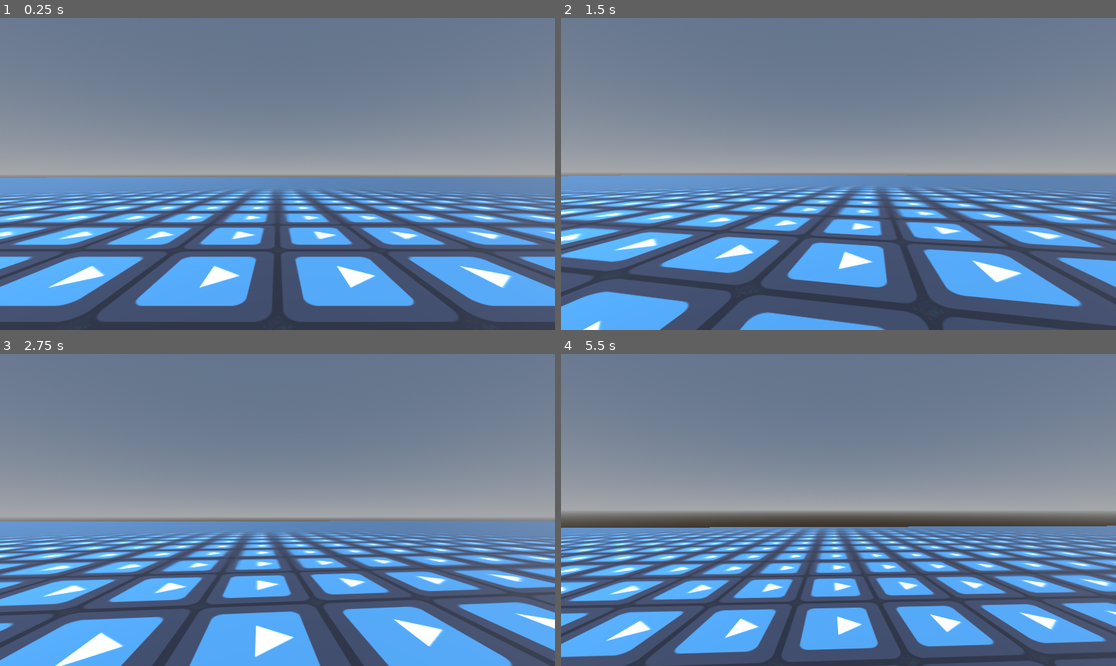
Above: before the commit, frames 1-4 (two rows, left to right).
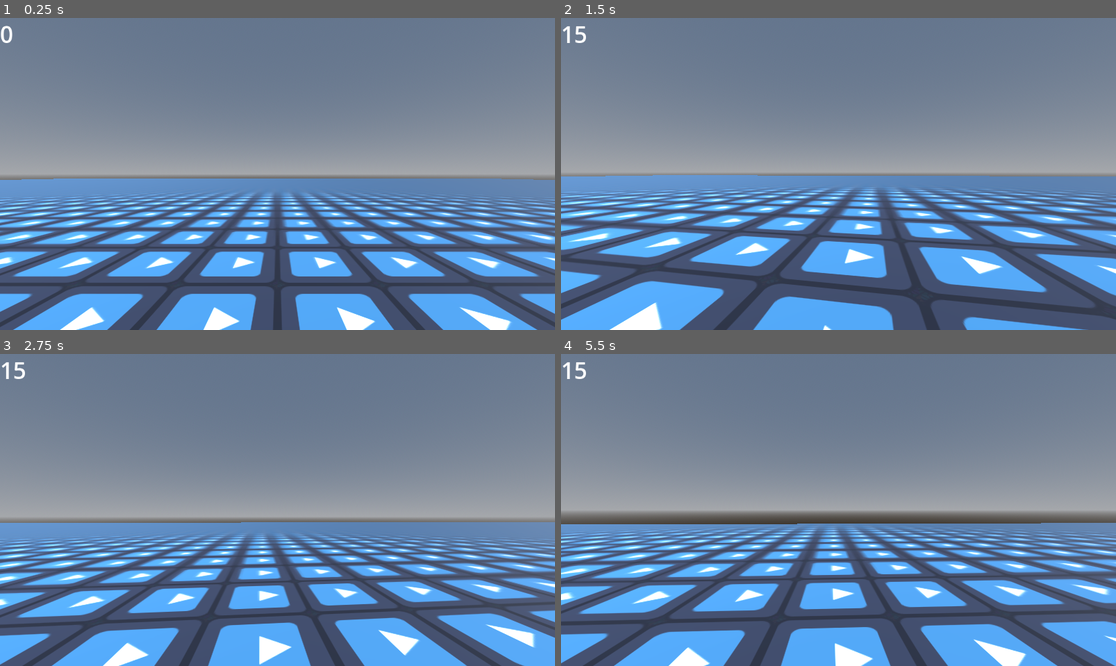
Above: after the commit, the same moments.

Repository: uniqueusername/zeta
Game: Godot game, scene res://levels/world.tscn
The game is run twice, just before and just after one commit, with the same random seed, the same clock (stepped at 60 frames per second) and the same inputs. The engine's default icon, where the game draws it, is replaced by a stand-in: a white triangle on a blue panel in a dark square.
Inputs (mouse positions are in pixels of both pictures, inside the frame that each line leads up to):
- Up to frame 1 (0.25 s): no input
- Up to frame 2 (1.5 s): move the mouse to (866, 174) at 0.52 s; hold C (slide, bound only after the commit) 0.53-1.28 s; hold W (forward) from 0.53 s (still down); tap Space (jump) at 0.77, 1.07 s; tap Ctrl (slide, bound only before the commit) at 0.8, 1.35 s; move the mouse to (810, 174) at 1.27 s
- Up to frame 3 (2.75 s): keep holding W (forward); tap Space (jump) at 1.52, 1.82, 2.3 s; tap Shift (dash, bound only after the commit) at 1.55 s; move the mouse to (288, 503) at 2.02 s; hold Shift (dash, bound only after the commit) from 2.03 s (still down)
- Up to frame 4 (5.5 s): keep holding W (forward); move the mouse to (832, 516) at 2.77 s; release Shift (dash, bound only after the commit) at 2.78 s; tap Space (jump) at 2.85, 3.02, 3.32, 3.77, 4.07, 4.52, 4.82, 5.3 s; tap C (slide, bound only after the commit) at 3.05 s; move the mouse to (877, 513) at 3.52 s; hold C (slide, bound only after the commit) 3.53-4.28 s; tap Ctrl (slide, bound only before the commit) at 3.8, 4.35 s; move the mouse to (794, 506) at 4.27 s; tap Shift (dash, bound only after the commit) at 4.55 s; move the mouse to (844, 510) at 5.02 s; hold Shift (dash, bound only after the commit) from 5.03 s (still down)

The runs differ from the first frame. In frame 1, 31% of the frame differs, in the area x 0-100%, y 2-100%; in frame 2, 25%; in frame 3, 29%; in frame 4, 31%.

Commit message:
add horizontal dash

Diff:
--- a/objects/player/camera_3d.gd
+++ b/objects/player/camera_3d.gd
@@ -1,6 +1,8 @@
 extends Camera3D
 
 const SENSITIVITY: float = 0.003;
+const AUTO_ROTATE_RATE: float = 0.01
+const DASH_ROTATION: float = 0.02
 
 func _ready() -> void:
 	$AnimationPlayer.current_animation = "bob"
@@ -17,3 +19,21 @@
 
 func _on_movement_not_walking() -> void:
 	$AnimationPlayer.stop()
+
+func _rotate_to_base() -> void:
+	var new_rot: Vector3 = rotation
+	new_rot.z = 0
+
+	var tween: Tween = self.create_tween()
+
+
+func dash(dash_dir: float) -> void:
+	var tween: Tween = self.create_tween()
+	var new_rot: Vector3 = rotation
+	new_rot.z = DASH_ROTATION * dash_dir
+	tween.tween_property(self, "rotation", new_rot, 0.1)
+
+	new_rot.z = 0
+	tween.set_ease(Tween.EASE_OUT)
+	tween.set_trans(Tween.TRANS_SINE)
+	tween.tween_property(self, "rotation", new_rot, 0.3)
--- a/objects/player/movement.gd
+++ b/objects/player/movement.gd
@@ -1,89 +1,72 @@
 extends Node3D
 
+# signals
 signal walking
 signal not_walking
 
+# references
 @export var p: CharacterBody3D
 @export var camera: Camera3D
+@export var speed_label: Label
 
-@export var max_speed: float = 15
-@export var start_rate: float = 0.5
-@export var stop_rate: float = 1 # aka friction
+# constants
+var gravity: float = ProjectSettings.get_setting("physics/3d/default_gravity")
 
-var gravity: float = ProjectSettings.get_setting("physics/3d/default_gravity") * 4
-var slide_height: float = 0.7
-var slide_speed_threshold: float = 10
-var slide_height_rate: float = 1
-var slide_accel_multiplier: float = 0.5
-var slide_stop_rate_multiplier: float = 0.1
-var jump_velocity: float = 8
+## walking
+const walk_accel: float = 150
+const max_walk_vel: float = 15
 
-var sliding: bool = false
+## other
+const jump_vel: float = 3
+const dash_vel: float = 25
 
-func _physics_process(delta: float) -> void:
-	handle_gravity(delta)
+func _physics_process(delta) -> void:
+	var input_dir: Vector2 = Input.get_vector("left", "right", "backward", "forward")
+	var movement_dir: Vector2 = _calculate_movement_dir(input_dir)
 
-	if (p.velocity.length() < slide_speed_threshold): stop_slide()
-	if sliding: handle_movement_uncapped(delta)
-	else: handle_movement(delta)
-
+	if not p.is_on_floor(): _apply_gravity(delta)
+	_handle_walking(movement_dir, delta)
 	p.move_and_slide()
 
-func handle_gravity(delta: float):
-	if not p.is_on_floor():
-		p.velocity.y -= gravity * delta
-
-func handle_movement(delta: float) -> void:
-	var camera_rotation: float = fmod(-camera.rotation.y, 2*PI)
-	var input_dir: Vector2 = Input.get_vector("left", "right", "forward", "backward")
-	input_dir = input_dir.rotated(camera_rotation)
-
-	var curr_velocity: Vector2 = Vector2(p.velocity.x, p.velocity.z)
-	var velocity_target: Vector2 = input_dir * max_speed
-	var new_velocity: Vector2
-	var super_fast_multiplier: float = slide_stop_rate_multiplier if curr_velocity.length() > max_speed else 1
-	if velocity_target:
-		new_velocity = curr_velocity.move_toward(velocity_target, start_rate * 10 * super_fast_multiplier)
-		walking.emit()
-	else:
-		new_velocity = curr_velocity.move_toward(Vector2.ZERO, stop_rate * super_fast_multiplier)
-		not_walking.emit()
-
-	p.velocity.x = new_velocity.x
-	p.velocity.z = new_velocity.y
-
-func handle_movement_uncapped(delta: float) -> void:
-	var camera_rotation: float = fmod(-camera.rotation.y, 2*PI)
-	var input_dir: Vector2 = Input.get_vector("left", "right", "forward", "backward")
-	input_dir = input_dir.rotated(camera_rotation)
-
-	var curr_velocity: Vector2 = Vector2(p.velocity.x, p.velocity.z)
-	var new_velocity: Vector2 = (curr_velocity + input_dir * start_rate * slide_accel_multiplier)
-	var angle_btwn_vel: float = curr_velocity.angle_to(new_velocity)
-	new_velocity = new_velocity.rotated(-angle_btwn_vel * 0.5)
-
-	p.velocity.x = new_velocity.x
-	p.velocity.z = new_velocity.y
+	_update_speed_label()
 
 func _input(event: InputEvent) -> void:
-	if event.is_action_pressed("slide") and p.velocity.length() > slide_speed_threshold:
-		start_slide()
-	elif event.is_action_released("slide"):
-		stop_slide()
+	if event.is_action_pressed("jump") and p.is_on_floor():
+		_jump()
 
-	if event.is_action_pressed("jump") and p.is_on_floor():
-		jump()
+	if event.is_action_pressed("dash"):
+		_dash(Input.get_axis("left", "right"))
 
-func start_slide() -> void:
-	if not sliding:
-		$AnimationPlayer.current_animation = "slide"
-		sliding = true
+func _apply_gravity(delta: float) -> void:
+	p.velocity.y -= gravity * delta
+
+func _handle_walking(movement_dir: Vector2, delta: float) -> void:
+	var curr_vel: Vector2 = _get_2d_player_vel()
+
+	if movement_dir:
+		walking.emit()
+		_set_player_vel_from_2d(curr_vel.move_toward(movement_dir * max_walk_vel, walk_accel * delta))
+	else:
 		not_walking.emit()
+		_set_player_vel_from_2d(curr_vel.move_toward(Vector2.ZERO, walk_accel * delta))
 
-func stop_slide() -> void:
-	if sliding:
-		$AnimationPlayer.current_animation = "unslide"
-		sliding = false
+func _jump():
+	p.velocity.y += jump_vel
 
-func jump() -> void:
-	p.velocity.y += jump_velocity
+func _dash(dash_dir: float):
+	var input: Vector2 = Vector2(dash_dir, 0)
+	var new_vel: Vector2 = _get_2d_player_vel() + _calculate_movement_dir(input) * dash_vel
+	_set_player_vel_from_2d(new_vel)
+	camera.dash(dash_dir)
+
+func _update_speed_label():
+	if speed_label: speed_label.text = str(int(_get_2d_player_vel().length()))
+
+func _get_2d_player_vel() -> Vector2:
+	return Vector2(p.velocity.x, -p.velocity.z)
+
+func _set_player_vel_from_2d(vel: Vector2) -> void:
+	p.velocity = Vector3(vel.x, p.velocity.y, -vel.y)
+
+func _calculate_movement_dir(input: Vector2) -> Vector2:
+	return input.rotated(camera.rotation.y)
--- a/objects/player/player.tscn
+++ b/objects/player/player.tscn
@@ -1,7 +1,10 @@
-[gd_scene load_steps=12 format=3 uid="uid://dfubhxrrlg12v"]
+[gd_scene load_steps=13 format=3 uid="uid://dfubhxrrlg12v"]
 
 [ext_resource type="Script" path="res://objects/player/camera_3d.gd" id="2_5mtcw"]
 [ext_resource type="Script" path="res://objects/player/movement.gd" id="2_d8xfq"]
+
+[sub_resource type="LabelSettings" id="LabelSettings_moee5"]
+font_size = 48
 
 [sub_resource type="CapsuleShape3D" id="CapsuleShape3D_icbxv"]
 
@@ -77,6 +80,19 @@
 
 [node name="player" type="CharacterBody3D"]
 
+[node name="AspectRatioContainer" type="AspectRatioContainer" parent="."]
+offset_right = 127.0
+offset_bottom = 23.0
+size_flags_horizontal = 0
+size_flags_vertical = 0
+ratio = 1.78
+alignment_horizontal = 0
+alignment_vertical = 0
+
+[node name="speed" type="Label" parent="AspectRatioContainer"]
+layout_mode = 2
+label_settings = SubResource("LabelSettings_moee5")
+
 [node name="CollisionShape3D" type="CollisionShape3D" parent="."]
 transform = Transform3D(1, 0, 0, 0, 1, 0, 0, 0, 1, 0, 1, 0)
 shape = SubResource("CapsuleShape3D_icbxv")
@@ -91,11 +107,12 @@
 "": SubResource("AnimationLibrary_thadj")
 }
 
-[node name="movement" type="Node3D" parent="." node_paths=PackedStringArray("p", "camera")]
+[node name="movement" type="Node3D" parent="." node_paths=PackedStringArray("p", "camera", "speed_label")]
 transform = Transform3D(1, 0, 0, 0, 1, 0, 0, 0, 1, 0, 1, 0)
 script = ExtResource("2_d8xfq")
 p = NodePath("..")
 camera = NodePath("../Camera3D")
+speed_label = NodePath("../AspectRatioContainer/speed")
 
 [node name="AnimationPlayer" type="AnimationPlayer" parent="movement"]
 root_node = NodePath("../..")
--- a/project.godot
+++ b/project.godot
@@ -57,7 +57,7 @@
 }
 slide={
 "deadzone": 0.5,
-"events": [Object(InputEventKey,"resource_local_to_scene":fa …(140 unchanged characters)… d":false,"keycode":0,"physical_keycode":4194326,"key_label":0,"unicode":0,"location":0,"echo":false,"script":null)
+"events": [Object(InputEventKey,"resource_local_to_scene":fa …(140 unchanged characters)… d":false,"keycode":0,"physical_keycode":67,"key_label":0,"unicode":99,"location":0,"echo":false,"script":null)
 ]
 }
 jump={
@@ -65,3 +65,8 @@
 "events": [Object(InputEventKey,"resource_local_to_scene":false,"resource_name":"","device":-1,"window_id":0,"alt_press …(191 unchanged characters)…
 ]
 }
+dash={
+"deadzone": 0.5,
+"events": [Object(InputEventKey,"resource_local_to_scene":false,"resource_name":"","device":-1,"window_id":0,"alt_pressed":false,"shift_pressed":false,"ctrl_pressed":false,"meta_pressed":false,"pressed":false,"keycode":0,"physical_keycode":4194325,"key_label":0,"unicode":0,"location":0,"echo":false,"script":null)
+]
+}
